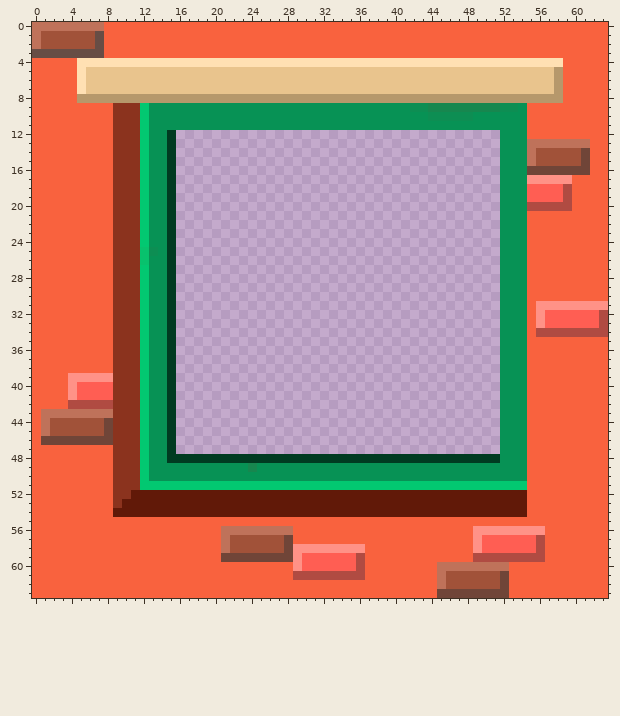
Pixel-art sprite: assets/textures/window_normal_day.gif. Above: the version before the commit.
The file is 128x128 pixels, drawn in blocks of 2x2; one block is one cell here. Colours within 5 levels of each other are drawn and written as one.
New version:
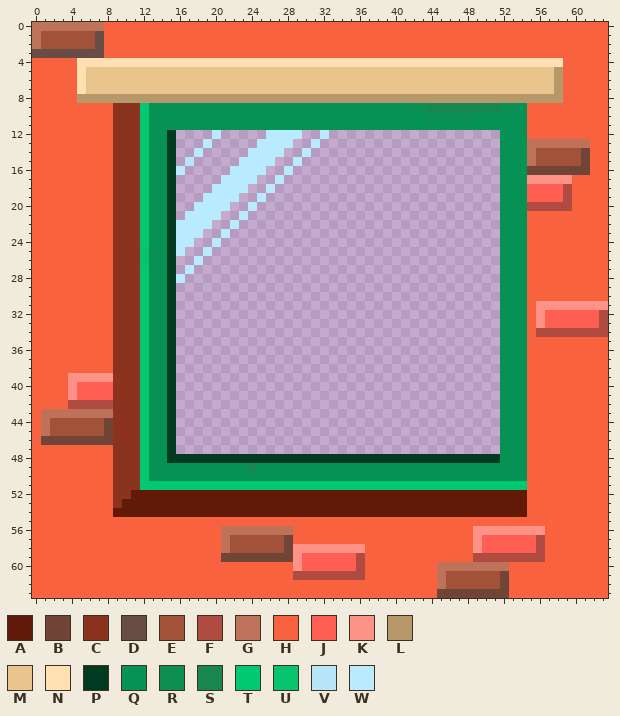
Palette (. is transparent): A #611908  B #704538  C #8b331e  D #674d45  E #a15239  F #b04b42  G #bf725a  H #f9623e  J #ff5e53  K #ff9287  L #b6986b  M #e9c48d  N #ffe0b3  P #003b21  Q #079255  R #0d8e53  S #17874f  T #02c871  U #08c26d  V #b8e6f9  W #b9ebff
Commit message: Advanced window rendering at day
Diff:
Changed rows in their new state; - is an unchanged pixel.
first column x 16:
12 ----W-----WWWW--W
13 ---W-----WWWW--W-
14 --W-----WWWW--W--
15 -V-----WWWW--W---
16 W-----WWWW--W----
17 -----WWWW--W-----
18 ----WWWW--W------
19 ---WWWW--W-------
20 --WWWW--W--------
21 -WWWW--W---------
22 WWWW--W----------
23 WWW--W-----------
24 WW--W------------
25 W--W-------------
26 --W--------------
27 -W---------------
28 W----------------
